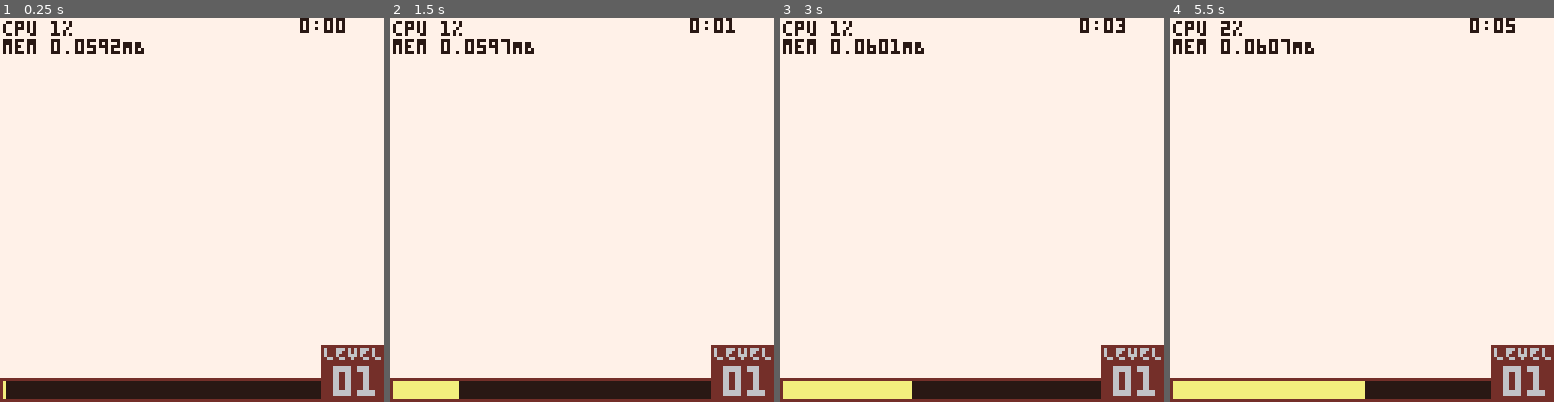
Above: before the commit, frames 1-4 (left to right).
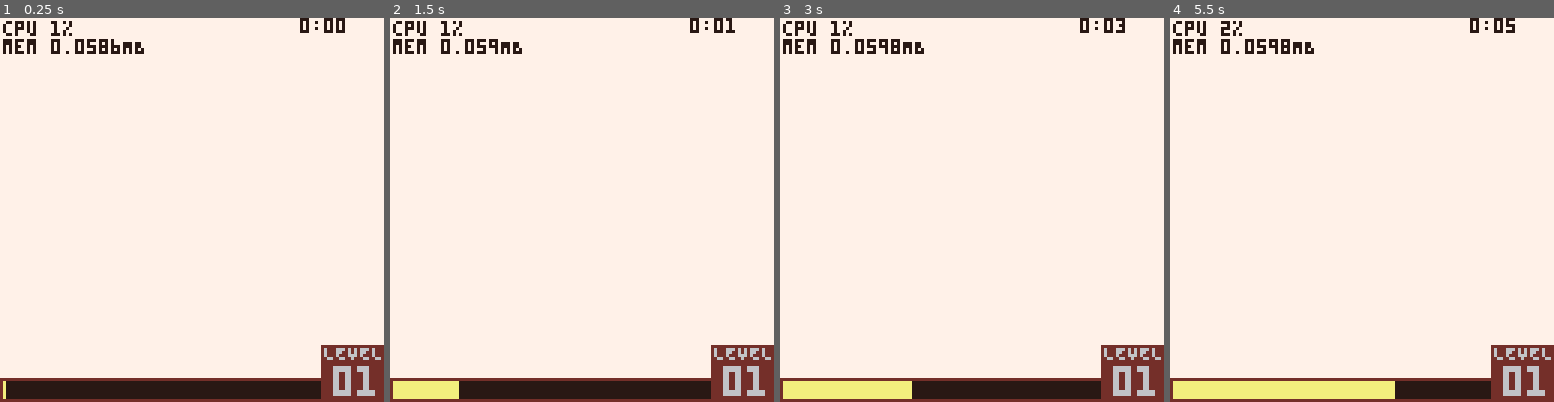
Above: after the commit, the same moments.

Repository: wsasaki01/bath-hack-2026
Game: PICO-8 cartridge fake.p8
The game is run twice, just before and just after one commit, with the same random seed, the same clock (stepped at 60 frames per second) and the same inputs.
Inputs:
- Up to frame 1 (0.25 s): no input
- Up to frame 2 (1.5 s): tap X (X key) at 0.33, 1.07 s; tap O (Z key) at 0.7 s
- Up to frame 3 (3 s): hold Right 1.6-2.1 s; tap O (Z key) every 0.4 s from 1.7 to 2.9 s; tap X (X key) at 1.85, 2.97 s; hold Up 2.15-2.42 s; hold Right from 2.47 s (still down)
- Up to frame 4 (5.5 s): release Right at 3.03 s; hold Left 3.08-3.58 s; tap O (Z key) every 0.4 s from 3.3 to 5.3 s; hold Down 3.63-3.97 s; hold Right 4.02-4.68 s; tap X (X key) at 4.08, 5.2 s; hold Up 4.73-5.03 s; hold Left from 5.08 s (still down)

The runs differ from the first frame. In frame 1, less than 0.1% of the frame differs, in the area x 25-32%, y 5-10%; in frame 2, 0.1%; in frame 3, 0.1%; in frame 4, 0.4%, in the area x 22-59%, y 5-100%.

Commit message:
Improved enemy spawning

Diff:
--- a/enemies.lua
+++ b/enemies.lua
@@ -15,6 +15,7 @@
 
         update_projs = function(self)
             for p in all(self.projs) do
+                -- Make projectile move towards enemy
                 p:update_dir(self.x, self.y)
                 p:update(self)
             end
@@ -82,3 +83,22 @@
 
 	enemy_types = {wine, beer, ginger_beer}
 end
+
+function spawn_enemy()
+    counters.enemy_respawn = enemy_respawn_gap
+
+    -- Choose random enemy type
+    e_type = 1 + flr(rnd(3))
+
+    -- Pick a random direction
+    local dir = rnd(1)
+
+    -- Spawn enemy in the direction (relative to player), off-screen
+    local eX,eY=plyr.x+cos(dir)*100,plyr.y+sin(dir)*100
+
+    add(enemies, enemy_types[e_type]:new{
+        x = eX,
+        y = eY,
+        projs = {},	-- Redeclare so all enemies have unique projectile lists
+    })
+end
--- a/projectiles.lua
+++ b/projectiles.lua
@@ -14,20 +14,17 @@
 			x=start_x, y=start_y, damage=10,
 
 			update = function(self, parent_enemy)
-				self:update_dir(parent_enemy.x, parent_enemy.y)
-
 				-- Move in that direction
 				self.x += cos(self.dir) * self.speed
 				self.y += sin(self.dir) * self.speed
 
-				printh("x+="..cos(self.dir) * self.speed)
-				printh("y+="..sin(self.dir) * self.speed)
+				--printh("x+="..cos(self.dir) * self.speed)
+				--printh("y+="..sin(self.dir) * self.speed)
 
 				-- Destroy self if colliding with enemy
-				-- TODO: decrease parent's health
 				if collide_2(self, parent_enemy) then
-					--parent_enemy.health -= self.damage
-					del(parent_enemy.projs, self)
+					parent_enemy.health -= self.damage	-- Decrease enemy's health on hit
+					del(parent_enemy.projs, self)		-- Destroy self
 				end
 			end,
 
@@ -38,7 +35,7 @@
 
 			draw = function(_ENV)
 				spr(32, x-4, y-4)
-				line(x,y,x+cos(dir)*15,y+sin(dir)*15)
+				--line(x,y,x+cos(dir)*15,y+sin(dir)*15)
 			end,
 		})
 
--- a/update.lua
+++ b/update.lua
@@ -52,26 +52,7 @@
 				plyr.xp += 10
 			end
 
-			if #enemies != enemy_limit and counters.enemy_respawn == -1 then
-				counters.enemy_respawn = enemy_respawn_gap
-
-				-- Choose random enemy type
-				e_type = 1 + flr(rnd(3))
-
-				-- enemies start close to any corner of the screen
-				-- maximum distance = how far from corners of screen
-				maxD = 20
-				eX = maxD + flr(rnd(128))
-				eY = maxD + flr(rnd(128))
-				printh("eX: "..eX)
-				printh("eY: "..eY)
-
-				add(enemies, enemy_types[e_type]:new{
-					x = eX,
-					y = eY,
-        			projs = {},	-- Redeclare so all enemies have unique projectile lists
-				})
-			end
+			if (#enemies != enemy_limit and counters.enemy_respawn == -1) spawn_enemy()
 
 			-- Record current time
 			time = flr(t())
